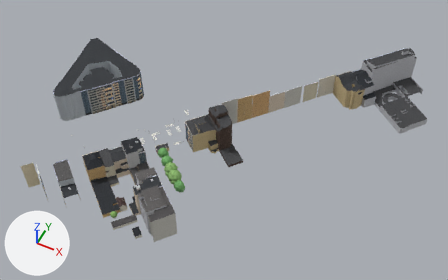
What one commit did to the glTF model viewer/districts/2018-harmonie/chunks/c_-1_4.glb.
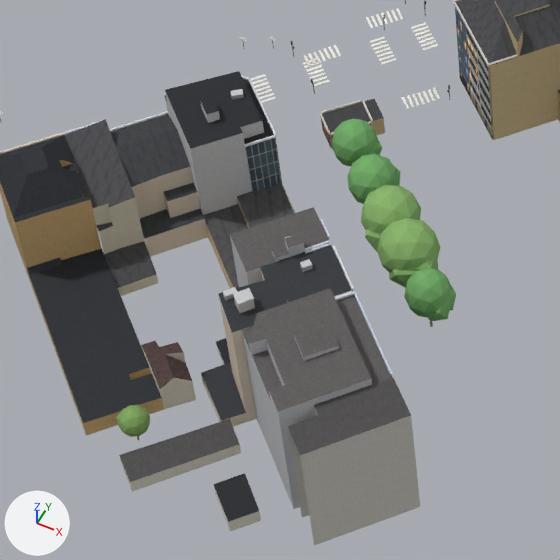
Old and new are each drawn whole from a 50 mm camera at (40.3, 827.6, 385.9) aimed at (-113.2, 1134.8, 1.9) and again close up on the part from 19% to 46% of the width and 43% to 88% of the height. Arrows for +X, +Y and +Z are at lower left; the lights stay in place. The last two pictures show the newer version. Where no turn or scale is listed for an object, it has been applied to the vertices.

Names of what the first close-up shows: 'bldg_6004516163_roof', 'bldg_6004516167_roof', 'bldg_6004516170', 'bldg_6004516170_roof', 'bldg_6004516204_roof', 'bldg_6004516217', 'bldg_6004516217_roof', 'bldg_6006383584_roof', 'bldg_6008265160', 'bldg_6008265160_roof', 'bldg_6008266167', 'bldg_6008266167_roof', 'tree_5225', 'tree_broad_0', 'tree_broad_0.001', 'tree_broad_0.002', 'tree_broad_1', 'tree_broad_1.001' and 37 more.
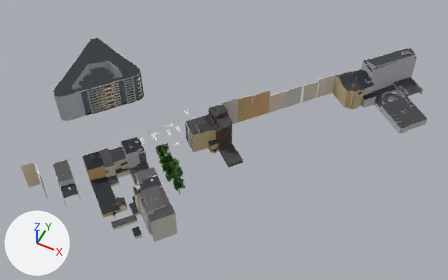
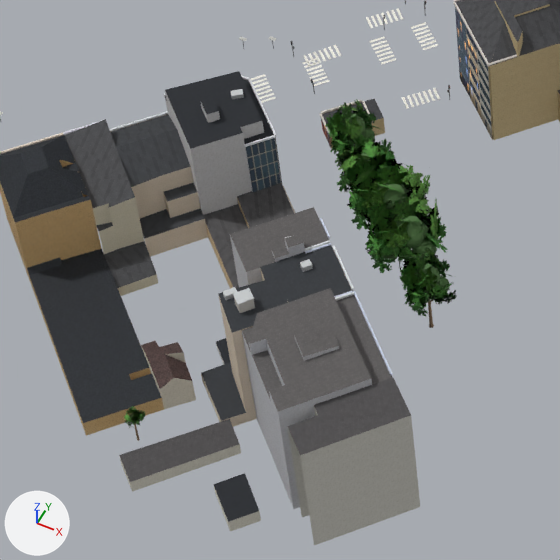
Boxes (x1, y1, x2, y2) around the edits, measured in the close-ups (560 x 560 px):
'tree_broad_mature', added (green): after (365, 195, 448, 273)
'tree_broad_1', deleted (green): before (377, 218, 440, 288)
'tree_broad_mature.001', added (green): after (349, 160, 430, 231)
'tree_broad_mature.003', added (green): after (399, 248, 457, 328)
'tree_broad_1.001', deleted (green): before (361, 185, 421, 252)
'tree_broad_0.001', deleted (green): before (404, 268, 456, 327)
'tree_broad_mature.002', added (green): after (325, 99, 380, 159)
'tree_broad_0.002', deleted (green): before (347, 154, 401, 204)
'tree_broad_0', deleted (green): before (331, 119, 382, 167)
'tree_broad_mature.004', added (green): after (335, 139, 400, 192)
'tree_5225', deleted (green): before (116, 405, 150, 440)
'tree_5373', added: after (124, 406, 145, 441)

Patch to the scene script:
```diff
--- a/viewer/districts/2018-harmonie/chunks/c_-1_4.glb.py
+++ b/viewer/districts/2018-harmonie/chunks/c_-1_4.glb.py
@@ mat_canopy_tree @@
+mat_canopy_tree = bpy.data.materials.new('canopy_tree')
+# uses the picture img_leaf_atlas
@@ ob_tree_5225 @@
-ob_tree_5225 = bpy.data.objects.new('tree_5225', me_tree_round_0)
@@ ob_tree_broad_1 @@
-ob_tree_broad_1 = bpy.data.objects.new('tree_broad_1', me_tree_broad_1)
@@ ob_tree_broad_1_001 @@
-ob_tree_broad_1_001 = bpy.data.objects.new('tree_broad_1.001', me_tree_broad_1)
@@ ob_tree_broad_0 @@
-ob_tree_broad_0 = bpy.data.objects.new('tree_broad_0', me_tree_broad_0)
@@ ob_tree_broad_0_001 @@
-ob_tree_broad_0_001 = bpy.data.objects.new('tree_broad_0.001', me_tree_broad_0)
@@ ob_tree_broad_0_002 @@
-ob_tree_broad_0_002 = bpy.data.objects.new('tree_broad_0.002', me_tree_broad_0)
@@ ob_tree_broad_mature_004 @@
+ob_tree_broad_mature_004 = bpy.data.objects.new('tree_broad_mature.004', me_tree_broad_mature)  # 282 vertices, 328 faces; spans x -0.68..0.68, y -0.67..0.67, z -1.0..1.0
+ob_tree_broad_mature_004.parent = ob_trees__1_4
+ob_tree_broad_mature_004.location = (-13.8, 11.45, 10.31)
+ob_tree_broad_mature_004.rotation_euler = (0.0, 0.0, 1.854)  # degrees (0, 0, 106)
+ob_tree_broad_mature_004.scale = (9.6, 9.6, 10.3)
@@ ob_tree_broad_mature_003 @@
+ob_tree_broad_mature_003 = bpy.data.objects.new('tree_broad_mature.003', me_tree_broad_mature)  # 282 vertices, 328 faces; spans x -0.68..0.68, y -0.67..0.67, z -1.0..1.0
+ob_tree_broad_mature_003.parent = ob_trees__1_4
+ob_tree_broad_mature_003.location = (7.295, -5.524, 9.771)
+ob_tree_broad_mature_003.rotation_euler = (0.0, 0.0, 0.32)  # degrees (0, 0, 18)
+ob_tree_broad_mature_003.scale = (8.39, 8.39, 9.77)
@@ ob_tree_broad_mature_002 @@
+ob_tree_broad_mature_002 = bpy.data.objects.new('tree_broad_mature.002', me_tree_broad_mature)  # 282 vertices, 328 faces; spans x -0.68..0.68, y -0.67..0.67, z -1.0..1.0
+ob_tree_broad_mature_002.parent = ob_trees__1_4
+ob_tree_broad_mature_002.location = (-20.49, 17.54, 9.931)
+ob_tree_broad_mature_002.rotation_euler = (0.0, 0.0, 0.239)  # degrees (0, 0, 14)
+ob_tree_broad_mature_002.scale = (8.49, 8.49, 9.93)
@@ ob_tree_broad_mature_001 @@
+ob_tree_broad_mature_001 = bpy.data.objects.new('tree_broad_mature.001', me_tree_broad_mature)  # 282 vertices, 328 faces; spans x -0.68..0.68, y -0.67..0.67, z -1.0..1.0
+ob_tree_broad_mature_001.parent = ob_trees__1_4
+ob_tree_broad_mature_001.location = (-5.97, 4.983, 11.17)
+ob_tree_broad_mature_001.rotation_euler = (0.0, 0.0, -0.817)  # degrees (0, 0, -47)
+ob_tree_broad_mature_001.scale = (12.3, 12.3, 11.2)
@@ ob_tree_broad_mature @@
+ob_tree_broad_mature = bpy.data.objects.new('tree_broad_mature', me_tree_broad_mature)  # 282 vertices, 328 faces; spans x -0.68..0.68, y -0.67..0.67, z -1.0..1.0
+ob_tree_broad_mature.parent = ob_trees__1_4
+ob_tree_broad_mature.location = (0.524, -0.025, 11.26)
+ob_tree_broad_mature.rotation_euler = (0.0, 0.0, -0.415)  # degrees (0, 0, -24)
+ob_tree_broad_mature.scale = (12.4, 12.4, 11.3)
@@ ob_tree_5373 @@
+ob_tree_5373 = bpy.data.objects.new('tree_5373', me_tree_round_young)  # 137 vertices, 152 faces; spans x -2.41..1.64, y -1.79..2.46, z -4.26..4.26
+ob_tree_5373.location = (-151.3, 1029.3, 4.3)
```
